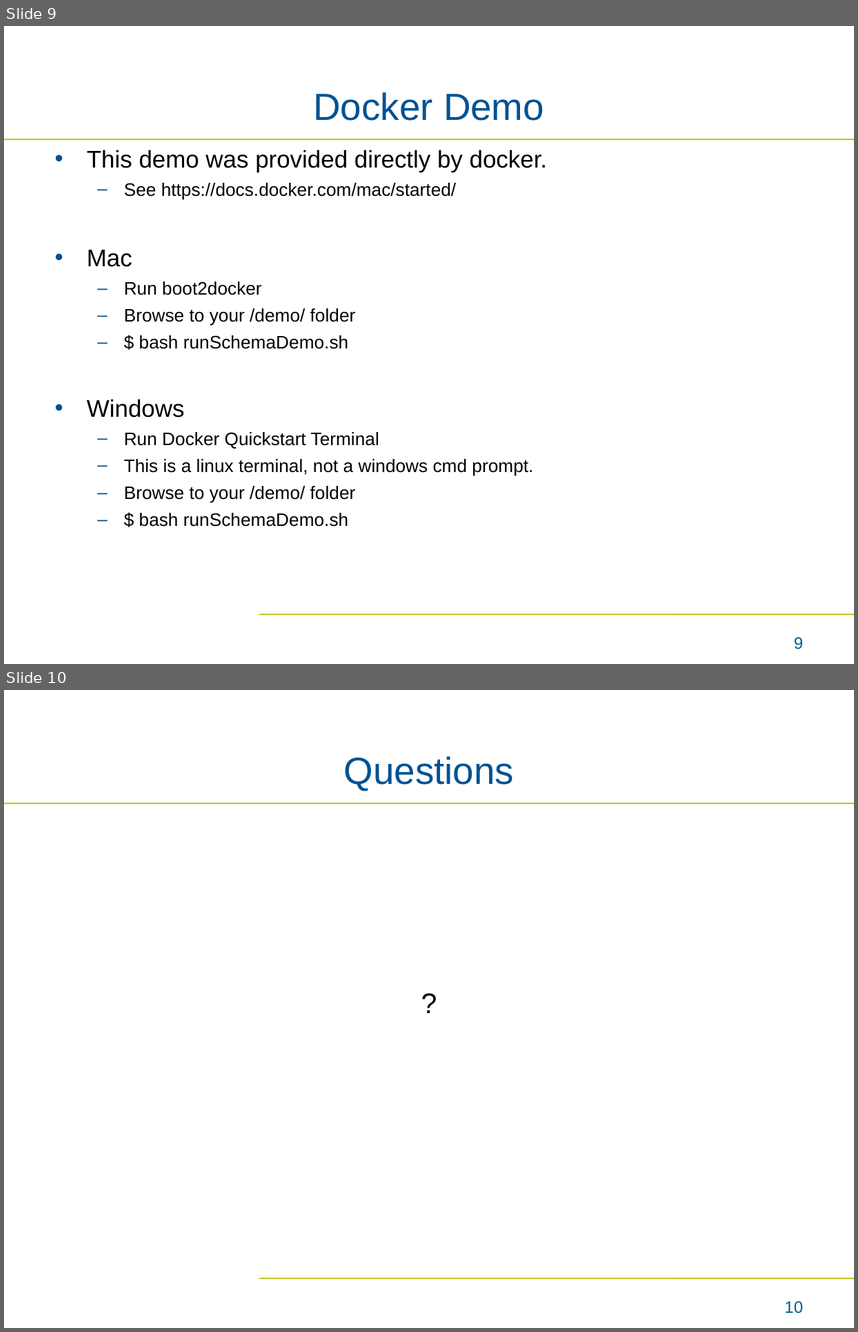
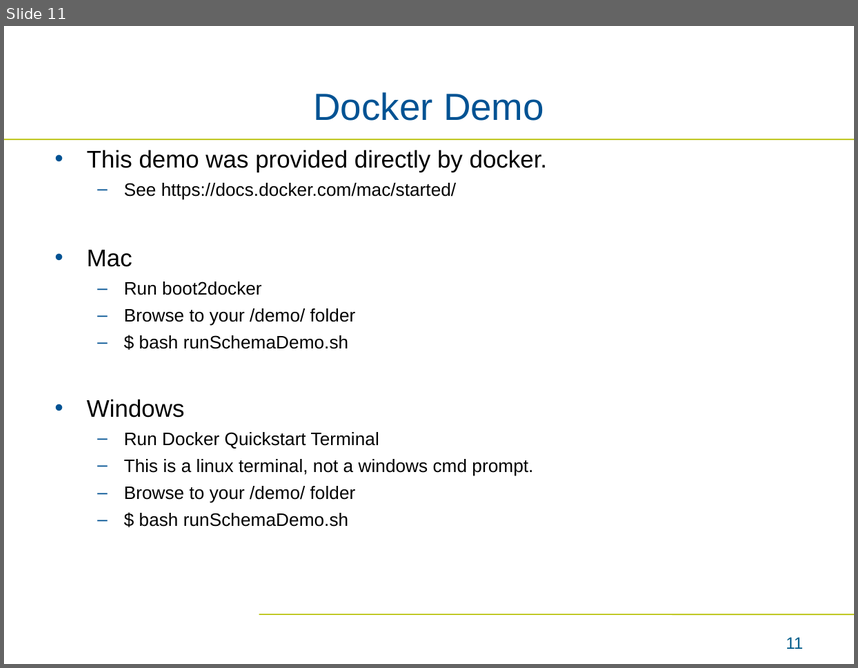
Before and after one commit to bmatern-nmdp/ValidationDemo, a slide deck: Interactive Demo.ppt. Shown one above the other, each under a label of ours: slides 9 and 10 before the commit, slide 11 after it. The pictures are 858x1332 and 858x668 pixels, drawn with LibreOffice and Linux fonts; fonts in the diff are those of the drawing; background and template pictures are left out. Boxes give left, top, right and bottom in pixels: in the first picture for what was removed or moved away, otherwise in the second. Text is boxed around its words. In the diff, an @@ line names an element or a change of style, - is before the commit and + after.

```diff
--- a/Interactive Demo.ppt
+++ b/Interactive Demo.ppt
@@ slide 10 removed at box(4, 690, 854, 1328), background #FFFFFF; not listed: 2 template elements that a slide beside it also shows @@
@@ title removed at box(344, 756, 514, 791) @@
-Questions
@@ text removed at box(47, 980, 811, 1229) @@
-?
@@ page number removed at box(784, 1301, 803, 1313) @@
-10
@@ what was slide 9 is now slide 11 @@
@@ page number at box(786, 637, 803, 648): text changed @@
-9
+11
```
Also in this commit, not shown: 3 slides changed, 5 slides added, 2 other slides removed, 6 other files.
